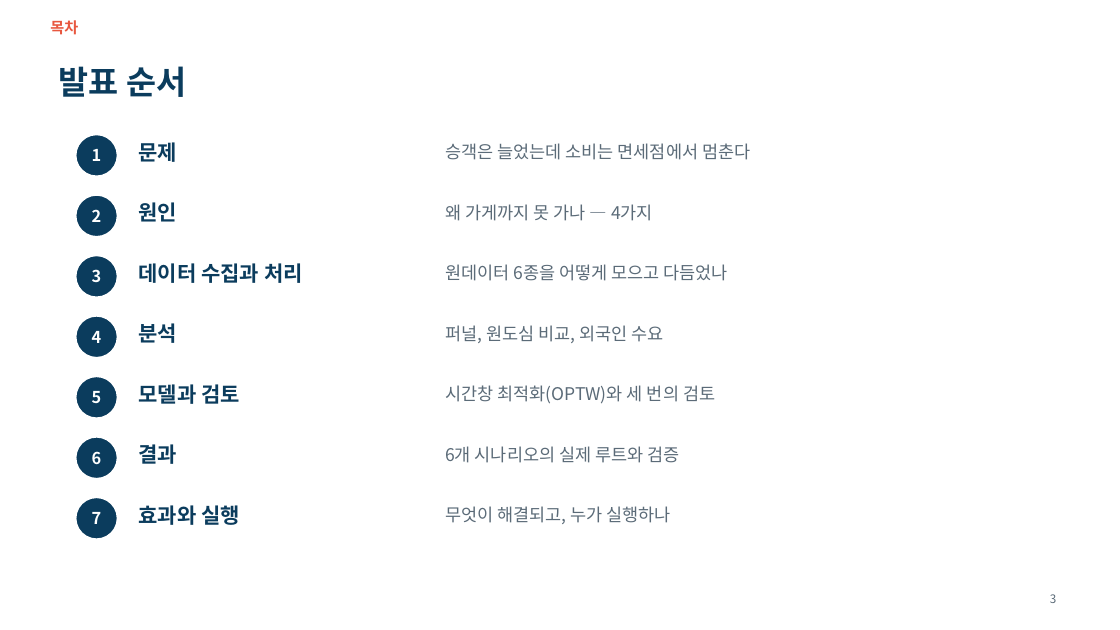
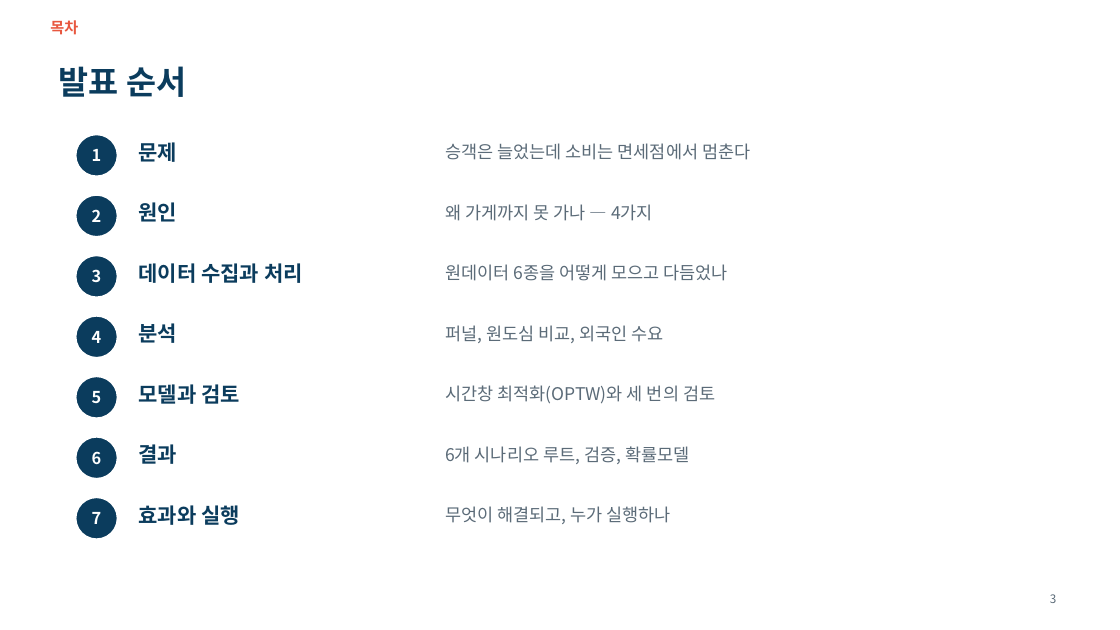
Before and after one commit to ddayoung03/busan-cruise-unpassing, a slide deck: slide 3 of 05_문서/3주차_발표자료.pptx. Drawn at 1120x630 pixels with LibreOffice and Linux fonts; fonts in the diff are those of the drawing. Boxes give left, top, right and bottom in pixels: in the first picture for what was removed or moved away, otherwise in the second. Text is boxed around its words. In the diff, an @@ line names an element or a change of style, - is before the commit and + after.

```diff
--- a/05_문서/3주차_발표자료.pptx
+++ b/05_문서/3주차_발표자료.pptx
@@ text at box(445, 446, 689, 464): text changed @@
-6개 시나리오의 실제 루트와 검증
+6개 시나리오 루트, 검증, 확률모델
```
Also in this commit, not shown: 21 other slides changed, 5 slides added, 19 other files.
